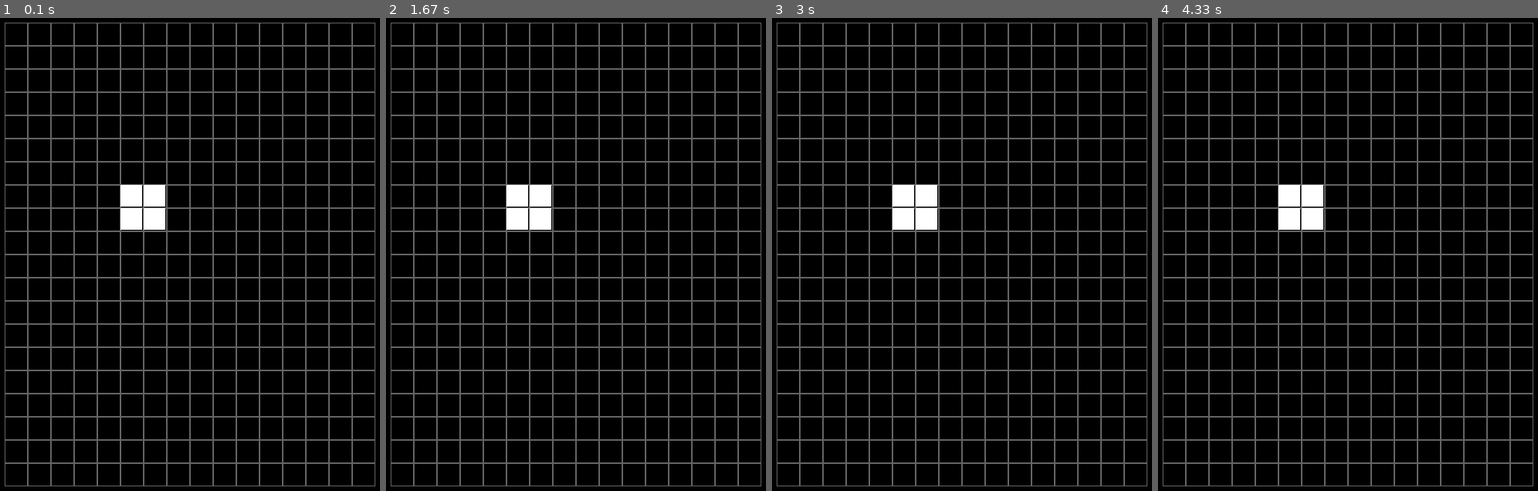
Above: before the commit, frames 1-4 (left to right).
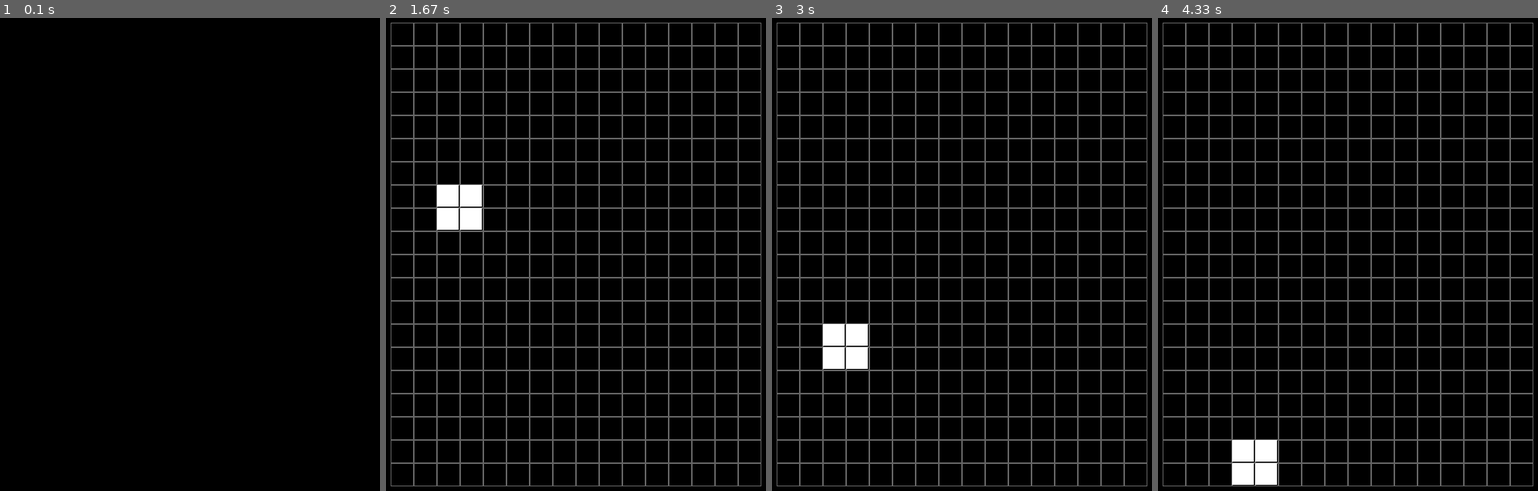
Above: after the commit, the same moments.

Repository: Moontok/Pygame_Practice
Game: pygame game, started from Tetris/tetris.py
Same seed, same stepped clock (60 frames per second), same inputs: the game is played once before the commit and once after it.
Inputs:
- Up to frame 1 (0.1 s): no input
- Up to frame 2 (1.67 s): hold Right 0.33-0.8 s; hold Right 0.83-1.3 s; hold Left from 1.33 s (still down)
- Up to frame 3 (3 s): release Left at 1.87 s; hold Left 1.9-2.43 s; hold Right from 2.47 s (still down)
- Up to frame 4 (4.33 s): release Right at 3.1 s; hold Left 3.13-3.68 s; hold Right 3.72-4.27 s; hold Right from 4.3 s (still down)

The runs differ from the first frame. In frame 1, 13% of the frame differs, in the area x 1-99%, y 0-100%; in frame 2, 2.1%; in frame 3, 2.1%; in frame 4, 2.1%.

Commit message:
Added Shapes and Movement

Diff:
--- a/Tetris/shapes.py
+++ b/Tetris/shapes.py
@@ -1,5 +1,30 @@
 from numpy import rot90
 from pygame import draw
+
+
+class Segment:
+    """ Creates a square segment of a shape. """
+
+    def __init__(self, x, y, size):
+        self.x = x
+        self.y = y
+        self.size = size
+
+
+    def move_down(self, amount):
+        self.y += amount
+
+
+    def move_horizontal(self, amount):
+        self.x += amount
+
+
+    def draw_segment(self, screen):
+        draw.rect(screen, (255, 255, 255), [self.x, self.y, self.size - 2, self.size - 2])
+
+
+    def get_position(self):
+        return self.x, self.y
 
 
 class Block:
@@ -23,24 +48,116 @@
         [[1, 1], [1, 1]]
     ]
 
-    def __init__(self, x, y, block_type, size):
+    def __init__(self, x, y, size):
         self.x = x
         self.y = y
-        self.shape = Block.blocks[block_type]
         self.size = size
+        self.shape = []
+
+
+    def move_down(self, speed):
+        for row in self.shape:
+            for segment in row:
+                if segment != None:
+                    segment.move_down(speed)
+
+
+    def move_horizontal(self, speed):
+        for row in self.shape:
+            for segment in row:
+                if segment != None:
+                    segment.move_horizontal(speed)
+
 
     def rotate_left(self):
         self.shape = rot90(self.shape).tolist()
 
+
     def rotate_right(self):
         self.shape = rot90(self.shape, axes=(1,0)).tolist()
+
 
     def shape(self):
         return self.shape
 
+
     def draw_shape(self, screen):
-        length = len(self.shape)
-        for y in range(length):
-            for x in range(length):
-                if self.shape[y][x] == 1:
-                    draw.rect(screen, (255, 255, 255), [self.x + x * self.size, self.y + y * self.size, self.size - 2, self.size - 2])
+        for row in self.shape:
+            for segment in row:
+                if segment != None:
+                    segment.draw_segment(screen)
+
+
+    def colliding_with_bottom(self, bottom):
+        for row in self.shape:
+            for segment in row:
+                if segment != None:
+                    if segment.get_position()[1] + self.size>= bottom:
+                        return True
+        return False
+
+
+    def colliding_with_right_side(self, right_side):
+        for row in self.shape:
+            for segment in row:
+                if segment != None:
+                    if segment.get_position()[0] + self.size >= right_side:
+                        return True
+        return False
+
+    def colliding_with_left_side(self, left_side):
+        for row in self.shape:
+            for segment in row:
+                if segment != None:
+                    if segment.get_position()[0] <= left_side:
+                        return True
+        return False
+
+
+class Column(Block):
+    def __init__(self, x, y, size):
+        Block.__init__(self, x, y, size)
+        self.shape = [
+            [None, Segment(self.x + self.size, self.y, self.size), None],
+            [None, Segment(self.x + self.size, self.y + self.size, self.size), None],
+            [None, Segment(self.x + self.size, self.y + self.size * 2, self.size), None]
+        ]
+
+class Left_L(Block):
+    def __init__(self, x, y, size):
+        Block.__init__(self, x, y, size)
+        self.shape = [
+            [None, Segment(self.x + self.size, self.y, self.size), Segment(self.x + self.size * 2, self.y, self.size)],
+            [None, Segment(self.x + self.size, self.y + self.size, self.size), None],
+            [None, Segment(self.x + self.size, self.y + self.size * 2, self.size), None]
+        ]
+
+
+class Right_L(Block):
+    def __init__(self, x, y, size):
+        Block.__init__(self, x, y, size)
+        self.shape = [
+            [Segment(self.x, self.y, self.size), Segment(self.x + self.size, self.y, self.size), None],
+            [None, Segment(self.x + self.size, self.y + self.size, self.size), None],
+            [None, Segment(self.x + self.size, self.y + self.size * 2, self.size), None]
+        ]
+
+
+class T(Block):
+    def __init__(self, x, y, size):
+        Block.__init__(self, x, y, size)
+        self.shape = [
+            [Segment(self.x, self.y, self.size), Segment(self.x + self.size, self.y, self.size), Segment(self.x + self.size * 2, self.y, self.size)],
+            [None, Segment(self.x + self.size, self.y + self.size, self.size), None],
+            [None, None, None]
+        ]
+
+
+class Square(Block):
+    def __init__(self, x, y, size):
+        Block.__init__(self, x, y, size)
+        self.shape = [
+            [Segment(self.x, self.y, self.size), Segment(self.x + self.size, self.y, self.size), None],
+            [Segment(self.x, self.y + self.size, self.size), Segment(self.x + self.size, self.y + self.size, self.size), None],
+            [None, None, None]
+        ]
--- a/Tetris/tetris.py
+++ b/Tetris/tetris.py
@@ -1,5 +1,5 @@
 import pygame as pg
-from shapes import Block
+from shapes import Column, Left_L, Right_L, T, Square
 
 def main():
     pg.init()
@@ -13,17 +13,30 @@
     column_padding = (screen.get_height() - rows * grid_size) // 2
 
     game_over = False
-    block = Block(5 * grid_size + row_padding, 7 * grid_size + column_padding, 4, grid_size)
+    block = Square(0 + row_padding, 0 + column_padding, grid_size)
+    clock = pg.time.Clock()
+    fps = 5
 
     while not game_over:
+        clock.tick(fps)
         for event in pg.event.get():
             if event.type == pg.QUIT:
                 game_over = True
+
+        if event.type == pg.KEYDOWN:
+            if event.key == pg.K_LEFT:
+                if not block.colliding_with_left_side(row_padding):
+                    block.move_horizontal(-1 * grid_size)
+            if event.key == pg.K_RIGHT:
+                if not block.colliding_with_right_side(screen.get_width() - row_padding):
+                    block.move_horizontal(grid_size)
 
         screen.fill((0, 0, 0))
 
         draw_grid(rows, columns, screen, grid_size, row_padding, column_padding)
         block.draw_shape(screen)
+        if not block.colliding_with_bottom(screen.get_height() - column_padding):
+            block.move_down(grid_size)
 
         pg.display.update()
 
